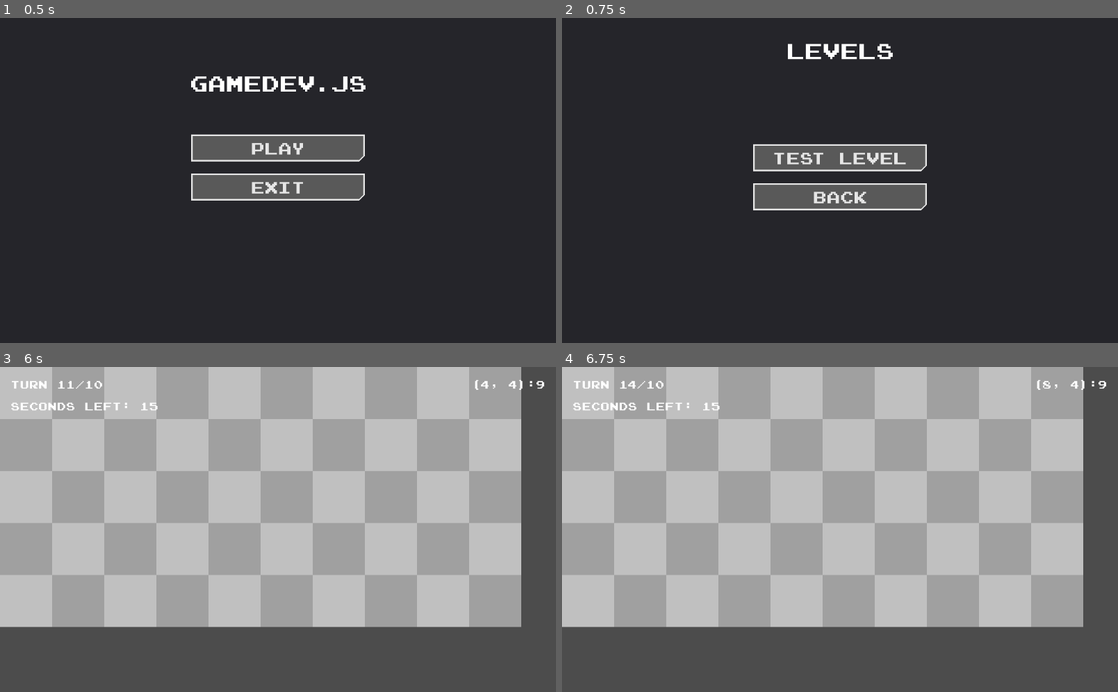
Above: before the commit, frames 1-4 (two rows, left to right).
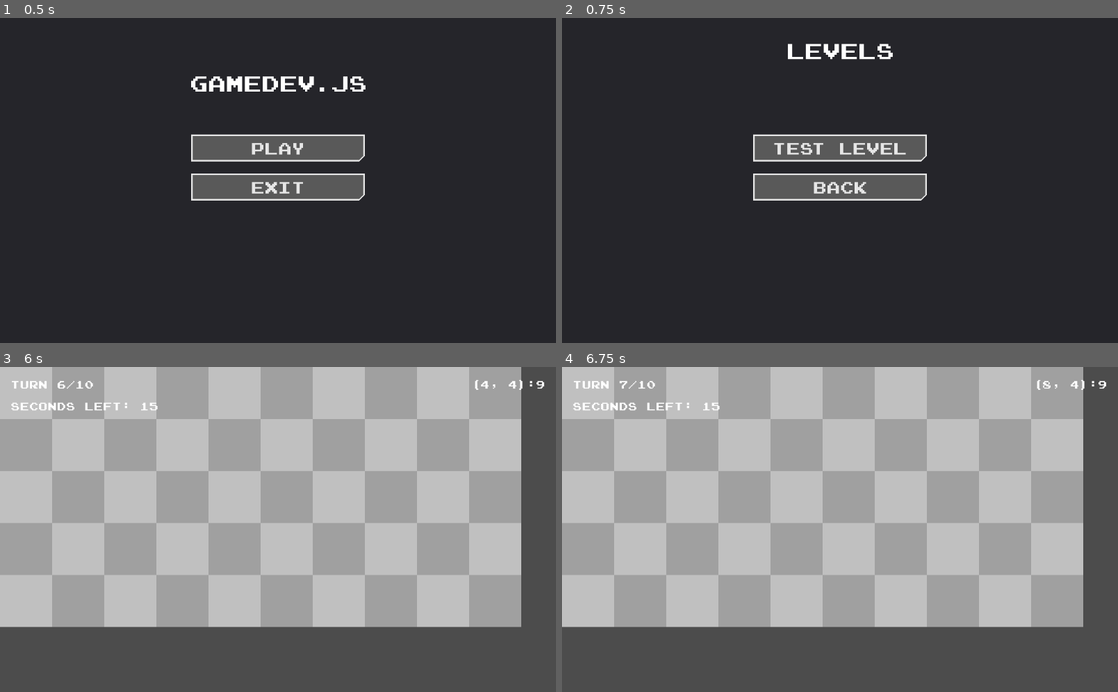
Above: after the commit, the same moments.

Repository: Exospud/Ephemera
Game: Godot game, scene res://screens/title/TitleScreen.tscn
The game is run twice, just before and just after one commit, with the same random seed, the same clock (stepped at 60 frames per second) and the same inputs.
Inputs (mouse positions are in pixels of both pictures, inside the frame that each line leads up to):
- Up to frame 1 (0.5 s): no input
- Up to frame 2 (0.75 s): click "Play" at 0.5 s
- Up to frame 3 (6 s): click "Back" at 1.25 s; click "Play" at 2 s; click "Test Level" at 2.75 s; tap Enter (ui_accept) at 3.5, 3.6, 3.77, 4.07, 4.35, 4.52, 4.82, 5.1, 5.75, 5.85 s; move the mouse to (400, 513) at 3.52 s; move the mouse to (166, 545) at 4.27 s; move the mouse to (333, 458) at 5.02 s; move the mouse to (250, 594) at 5.77 s
- Up to frame 4 (6.75 s): tap Enter (ui_accept) at 6.02, 6.32, 6.6 s; move the mouse to (1006, 578) at 6.52 s

Frame 1 is identical in both runs. In frame 2, 4.9% of the frame differs, in the area x 34-66%, y 35-60%; in frame 3, less than 0.1%; in frame 4, less than 0.1%.

Commit message:
Implemented basic loss condition

Diff:
--- a/game/stage/Stage.gd
+++ b/game/stage/Stage.gd
@@ -11,10 +11,12 @@
 var max_turns := 10 # TODO: replace
 var time_elapsed := 0.0
 var time_limit := 15 # TODO: replace
+var setup_phase := true
+
 
 ## Called when the node enters the scene tree for the first time.
 func _ready():
-	_next_turn()
+	_end_turn()
 
 
 ## Called every frame. 'delta' is the elapsed time since the previous frame.
@@ -23,11 +25,15 @@
 	_update_hover()
 
 	if Input.is_action_just_pressed("ui_accept"):
-		_next_turn()
+		_start_turn() if setup_phase else _end_turn()
 
 
 func _update_time(delta: float):
-	time_elapsed += delta
+	if not setup_phase:
+		time_elapsed += delta
+		if time_elapsed > time_limit:
+			_end_turn()
+
 	_time_label.text = "Seconds Left: " + str(ceil(time_limit - time_elapsed))
 
 
@@ -44,8 +50,17 @@
 		_tile_info.text = ""
 
 
-## Advances the current game by one turn
-func _next_turn():
+func _start_turn():
+	setup_phase = false
+
+
+## Completes the current turn and advances the current game by one turn
+func _end_turn():
 	turn_number += 1
+
+	if turn_number > max_turns:
+		get_tree().change_scene("res://screens/loss/LossScreen.tscn")
+
+	setup_phase = true
 	time_elapsed = 0.0
 	_turn_label.text = "Turn " + str(turn_number) + "/" + str(max_turns)
--- a/screens/levels/LevelSelectScreen.tscn
+++ b/screens/levels/LevelSelectScreen.tscn
@@ -25,9 +25,9 @@
 
 [node name="TempPlayButton" parent="." instance=ExtResource( 2 )]
 anchor_left = 0.5
-anchor_top = 0.43
+anchor_top = 0.4
 anchor_right = 0.5
-anchor_bottom = 0.43
+anchor_bottom = 0.4
 text = "Test Level"
 __meta__ = {
 "_edit_lock_": true,
@@ -36,9 +36,9 @@
 
 [node name="BackButton" parent="." instance=ExtResource( 2 )]
 anchor_left = 0.5
-anchor_top = 0.55
+anchor_top = 0.52
 anchor_right = 0.5
-anchor_bottom = 0.55
+anchor_bottom = 0.52
 text = "Back"
 
 [connection signal="pressed" from="TempPlayButton" to="." method="_start_level"]
--- /dev/null
+++ b/screens/loss/LossScreen.gd
@@ -0,0 +1,20 @@
+extends Panel
+
+
+## Called every frame. 'delta' is the elapsed time since the previous frame.
+func _process(delta):
+	if Input.is_action_just_pressed("ui_accept"):
+		_retry_level()
+
+	if Input.is_action_just_pressed("ui_cancel"):
+		_quit_to_title()
+
+
+## Renitializes and replays the last attempted level
+func _retry_level():
+	get_tree().change_scene("res://screens/play/PlayScreen.tscn")
+
+
+## Sends the user back to the title screen
+func _quit_to_title():
+	get_tree().change_scene("res://screens/title/TitleScreen.tscn")
--- /dev/null
+++ b/screens/loss/LossScreen.tscn
@@ -0,0 +1,45 @@
+[gd_scene load_steps=4 format=2]
+
+[ext_resource path="res://assets/ui/TextLabel.tscn" type="PackedScene" id=1]
+[ext_resource path="res://assets/ui/buttons/TextButton.tscn" type="PackedScene" id=2]
+[ext_resource path="res://screens/loss/LossScreen.gd" type="Script" id=3]
+
+[node name="LossScreen" type="Panel"]
+anchor_right = 1.0
+anchor_bottom = 1.0
+script = ExtResource( 3 )
+__meta__ = {
+"_edit_lock_": true
+}
+
+[node name="ScreenLabel" parent="." instance=ExtResource( 1 )]
+anchor_left = 0.5
+anchor_top = 0.1
+anchor_right = 0.5
+anchor_bottom = 0.1
+margin_left = -225.5
+margin_top = -30.0
+margin_right = 225.5
+margin_bottom = 30.0
+text = "Game Over"
+
+[node name="RetryButton" parent="." instance=ExtResource( 2 )]
+anchor_left = 0.5
+anchor_top = 0.4
+anchor_right = 0.5
+anchor_bottom = 0.4
+text = "Retry"
+__meta__ = {
+"_edit_lock_": true,
+"_editor_description_": "TODO: remove this and replace with something else"
+}
+
+[node name="QuitButton" parent="." instance=ExtResource( 2 )]
+anchor_left = 0.5
+anchor_top = 0.52
+anchor_right = 0.5
+anchor_bottom = 0.52
+text = "Quit"
+
+[connection signal="pressed" from="RetryButton" to="." method="_retry_level"]
+[connection signal="pressed" from="QuitButton" to="." method="_quit_to_title"]
